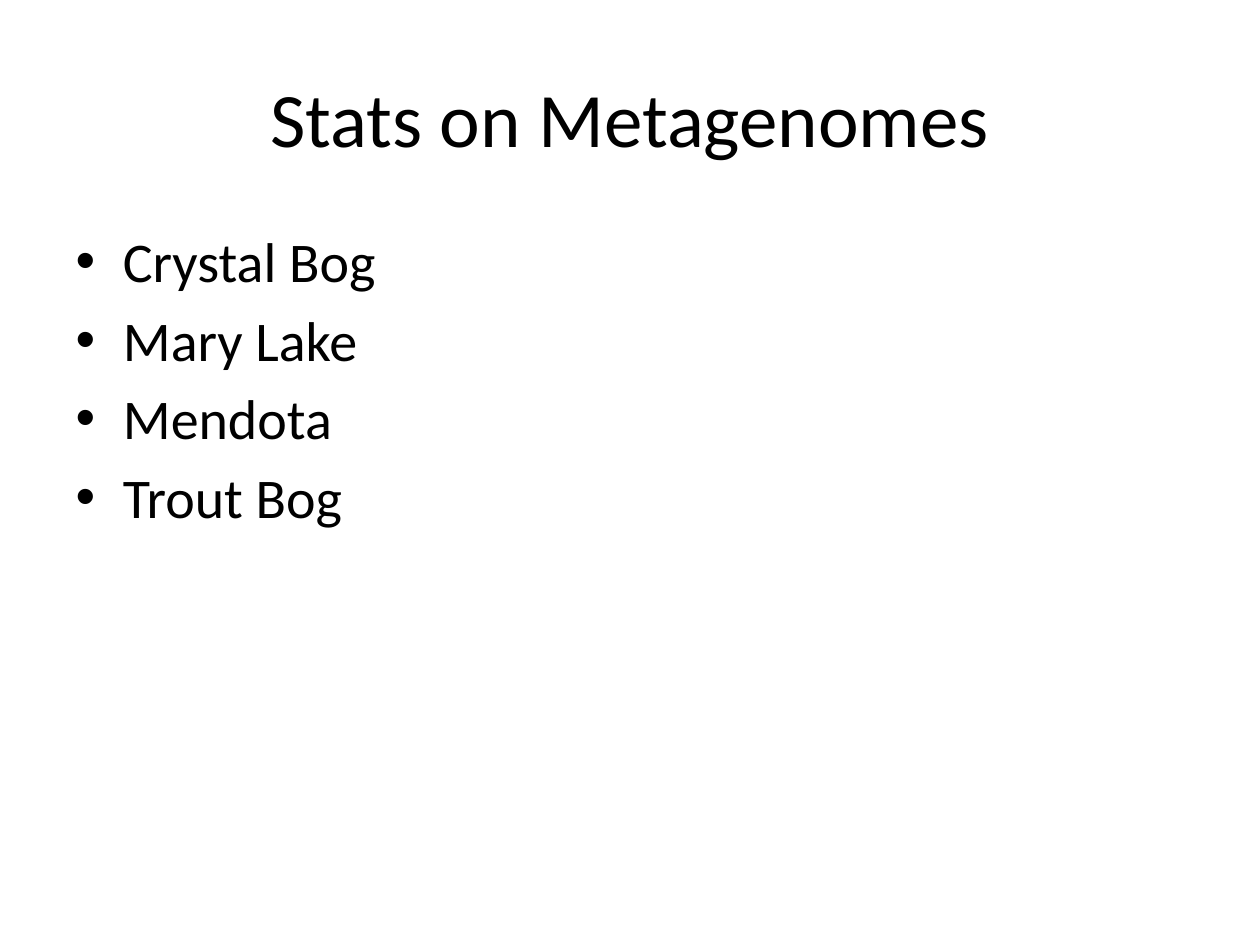
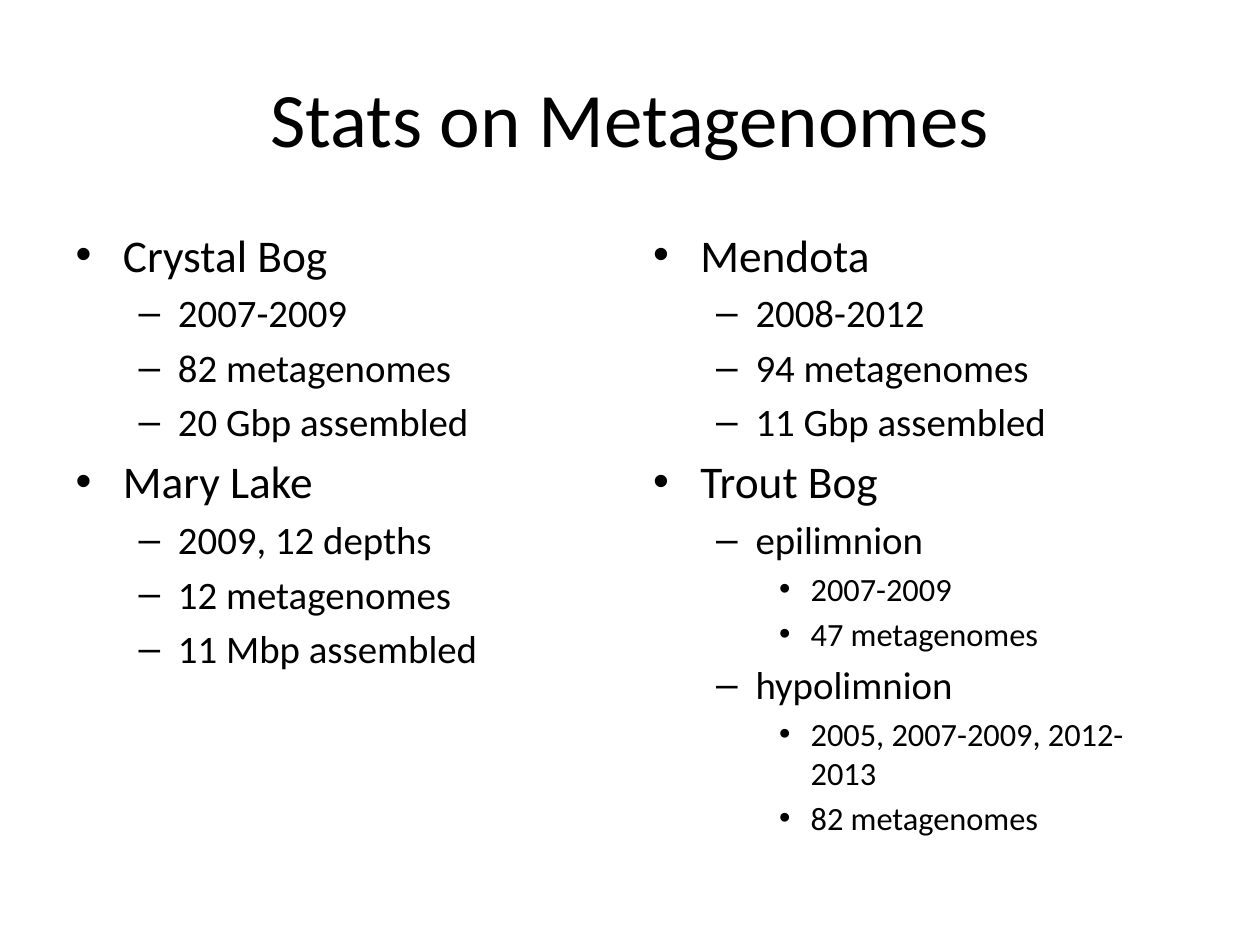
Before and after one commit to sstevens2/MDTP, a slide deck: slide 7 of 5YCM/Slides_5YCM.pptx. Drawn at 1260x945 pixels with LibreOffice and Linux fonts; fonts in the diff are those of the drawing. Boxes give left, top, right and bottom in pixels: in the first picture for what was removed or moved away, otherwise in the second. Text is boxed around its words. In the diff, an @@ line names an element or a change of style, - is before the commit and + after.

```diff
--- a/5YCM/Slides_5YCM.pptx
+++ b/5YCM/Slides_5YCM.pptx
@@ text at [123, 240, 327, 506]: size 32 to 25.9 pt in "Crystal Bog", "Mary Lake"; less space between paragraphs @@
@@ text added at [700, 240, 1123, 836], 18.5 pt, text #000000 @@
+• Mendota
+  – 2008-2012
+  – 94 metagenomes
+  – 11 Gbp assembled
+• Trout Bog
+  – epilimnion
+    • 2007-2009
+    • 47 metagenomes
+  – hypolimnion
+    • 2005, 2007-2009, 2012-2013
+    • 82 metagenomes
@@ text at [178, 301, 468, 443]: paragraphs added @@
+  – 2007-2009
+  – 82 metagenomes
+  – 20 Gbp assembled
@@ text at [178, 527, 477, 670]: text changed; size 32 to 22.2 pt @@
-• Mendota
-• Trout Bog
+  – 2009, 12 depths
+  – 12 metagenomes
+  – 11 Mbp assembled
```
Also in this commit, not shown: 2 other slides changed.
